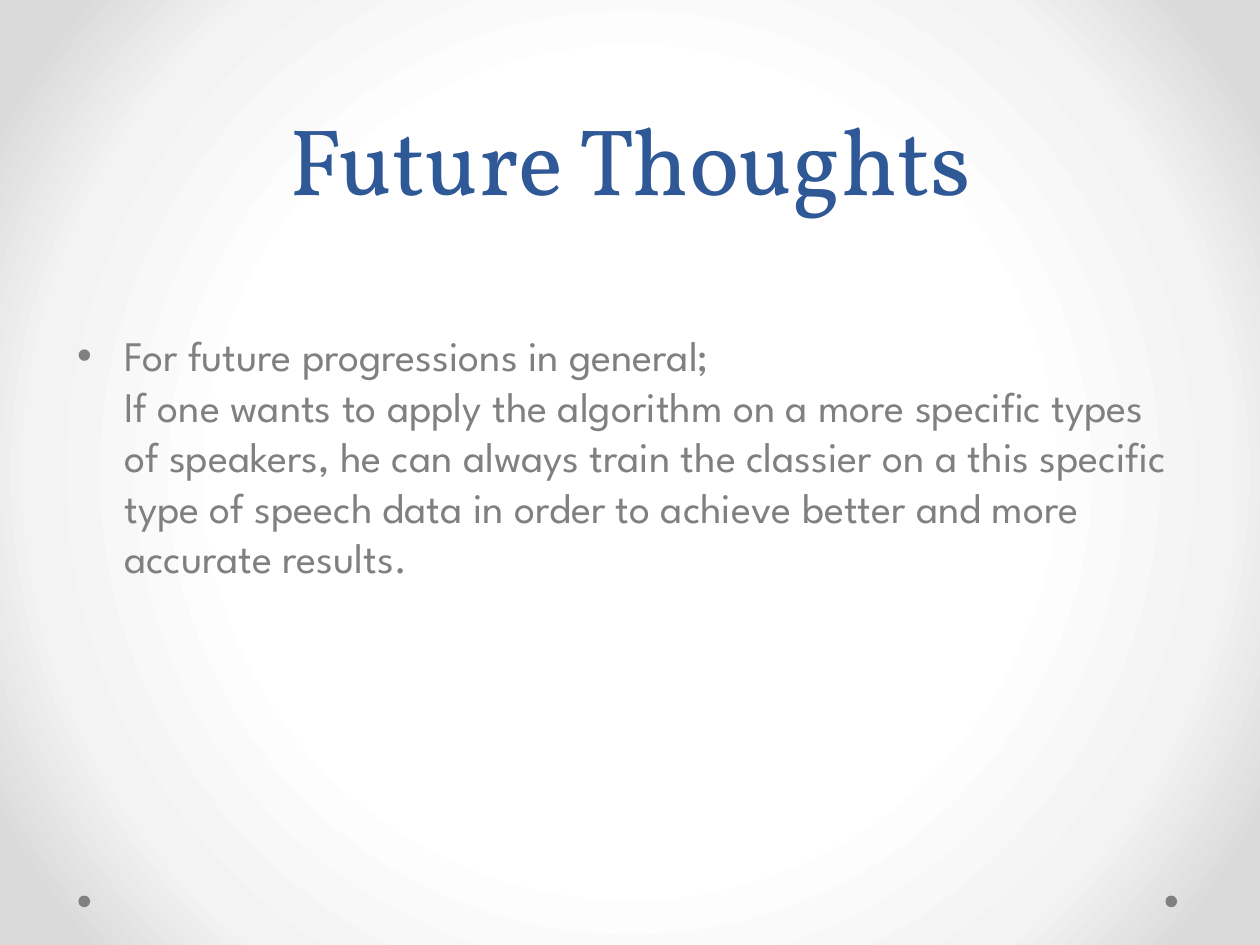
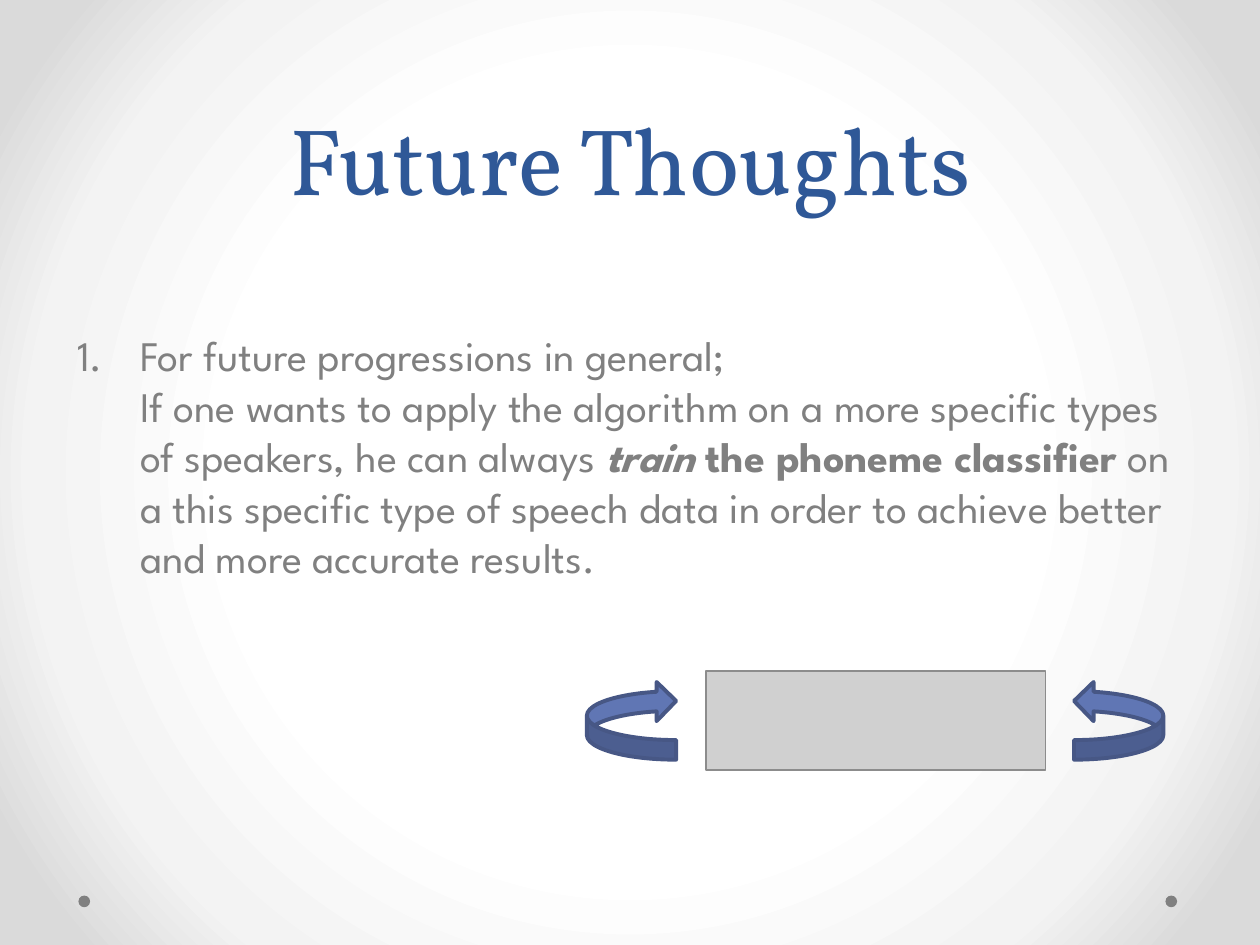
Before and after one commit to nitzanz2/pronunciation-feedback, a slide deck: slide 52 of Pronanciation-feedback - Slideshow.pptx (slide 51 before the commit). Drawn at 1260x945 pixels with LibreOffice and Linux fonts; fonts in the diff are those of the drawing; grey boxes stand for pictures. Boxes give left, top, right and bottom in pixels: in the first picture for what was removed or moved away, otherwise in the second. Text is boxed around its words. In the diff, an @@ line names an element or a change of style, - is before the commit and + after.

```diff
--- a/Pronanciation-feedback - Slideshow.pptx
+++ b/Pronanciation-feedback - Slideshow.pptx
@@ text at (140, 341, 1169, 574): text changed @@
-• For future progressions in general;
-  If one wants to apply the algorithm on a more specific types of speakers, he can always train the classier on a this specific type of speech data in order to achieve better and more accurate results.
+1. For future progressions in general;
+   If one wants to apply the algorithm on a more specific types of speakers, he can always train the phoneme classifier on a this specific type of speech data in order to achieve better and more accurate results.
@@ curved left arrow added at (587, 682, 677, 760), fill #6076B4, outline #475785 2.25 pt @@
@@ picture added at (706, 670, 1046, 770) @@
@@ curved left arrow added at (1074, 682, 1163, 760), fill #6076B4, outline #475785 2.25 pt @@
```
Also in this commit, not shown: 13 other slides changed, 4 slides added, 1 other file.
